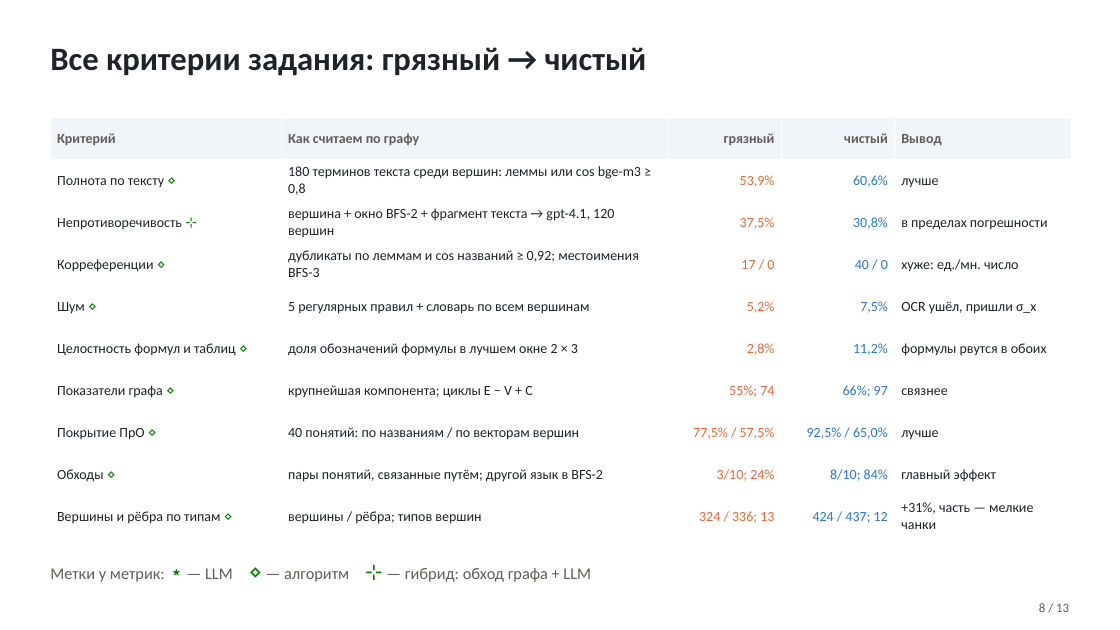
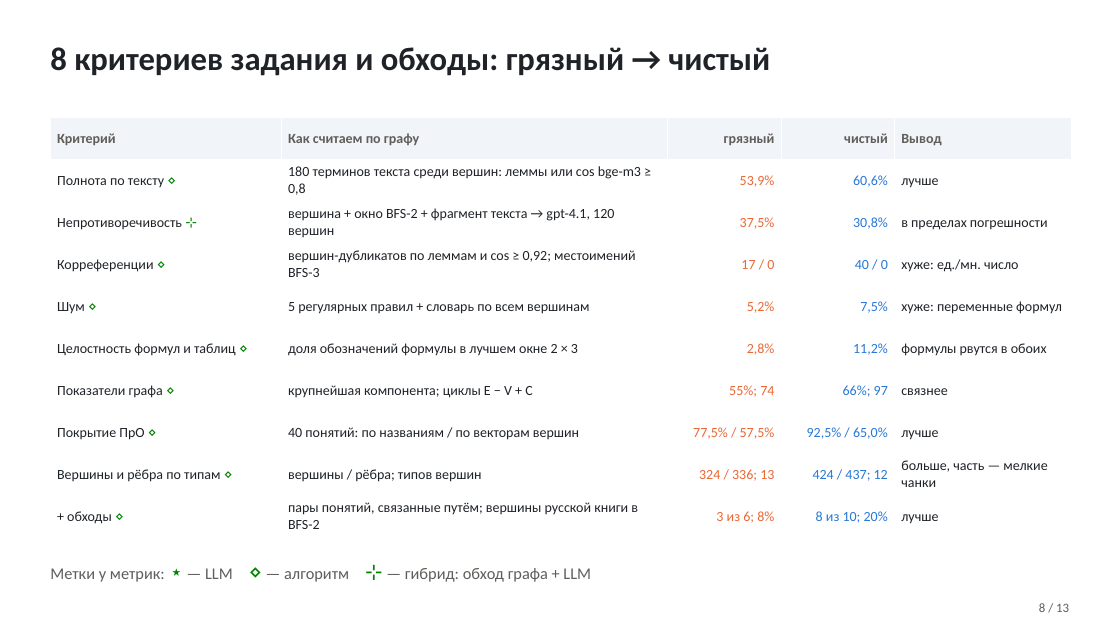
Before and after one commit to TeaDove/mam-26-1, a slide deck: slide 8 of 1-graph/lab-2/results/presentation.pptx. Drawn at 1120x630 pixels with LibreOffice and Linux fonts; fonts in the diff are those of the drawing. Boxes give left, top, right and bottom in pixels: in the first picture for what was removed or moved away, otherwise in the second. Text is boxed around its words. In the diff, an @@ line names an element or a change of style, - is before the commit and + after.

```diff
--- a/1-graph/lab-2/results/presentation.pptx
+++ b/1-graph/lab-2/results/presentation.pptx
@@ text at (50, 47, 770, 76): text changed @@
-Все критерии задания: грязный → чистый
+8 критериев задания и обходы: грязный → чистый
@@ table at (50, 118, 1071, 538) @@
-row 4, column 2: дубликаты по леммам и cos названий ≥ 0,92; местоимения BFS-3
+row 4, column 2: вершин-дубликатов по леммам и cos ≥ 0,92; местоимений BFS-3
-row 5, column 5: OCR ушёл, пришли σ_x
+row 5, column 5: хуже: переменные формул
-row 9: Обходы ⋄ | пары понятий, связанные путём; другой язык в BFS-2 | 3/10; 24% | 8/10; 84% | главный эффект
+row 9: Вершины и рёбра по типам ⋄ | вершины / рёбра; типов вершин | 324 / 336; 13 | 424 / 437; 12 | больше, часть — мелкие чанки
-row 10: Вершины и рёбра по типам ⋄ | вершины / рёбра; типов вершин | 324 / 336; 13 | 424 / 437; 12 | +31%, часть — мелкие чанки
+row 10: + обходы ⋄ | пары понятий, связанные путём; вершины русской книги в BFS-2 | 3 из 6; 8% | 8 из 10; 20% | лучше
```
Also in this commit, not shown: 5 other slides changed, 9 other files.
